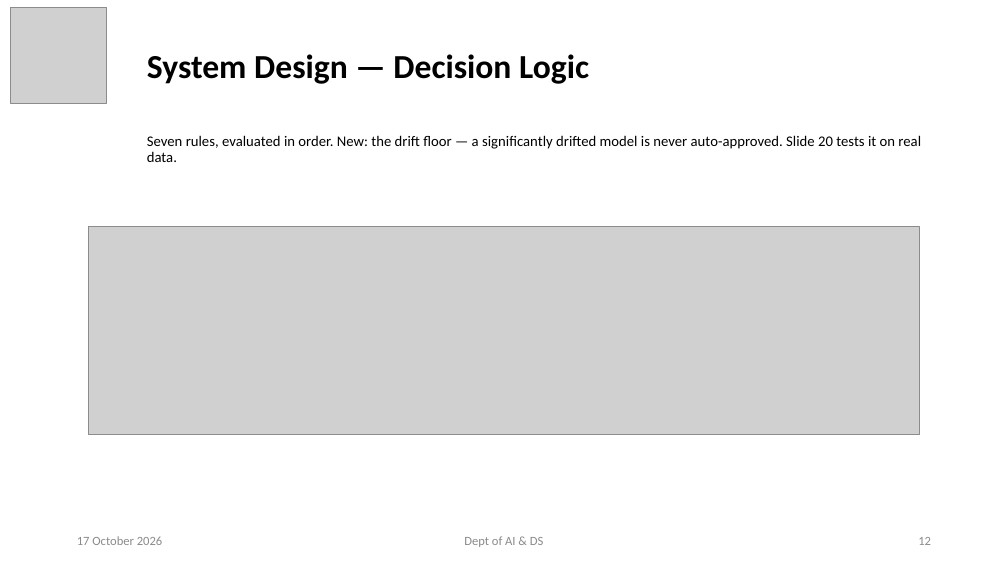
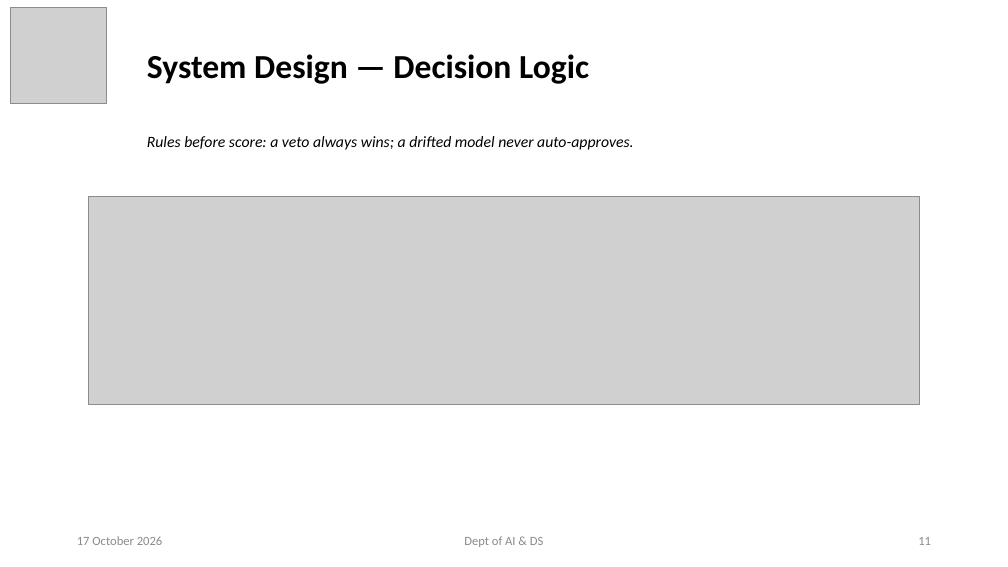
Before and after one commit to ayushpandey0201/custos, a slide deck: slide 11 of docs/presentations/Custos_Phase2_Review2.pptx (slide 12 before the commit). Drawn at 1008x567 pixels with LibreOffice and Linux fonts; fonts in the diff are those of the drawing; grey boxes stand for pictures. Boxes give left, top, right and bottom in pixels: in the first picture for what was removed or moved away, otherwise in the second. Text is boxed around its words. In the diff, an @@ line names an element or a change of style, - is before the commit and + after.

```diff
--- a/docs/presentations/Custos_Phase2_Review2.pptx
+++ b/docs/presentations/Custos_Phase2_Review2.pptx
@@ subtitle at <box>147,136,633,150</box>: text changed; size 14 to 15 pt; italic on @@
-Seven rules, evaluated in order. New: the drift floor — a significantly drifted model is never auto-approved. Slide 20 tests it on real data.
+Rules before score: a veto always wins; a drifted model never auto-approves.
@@ picture: place and size @@
-picture at <box>88,227,920,435</box>
+picture at <box>88,197,920,405</box>
```
Also in this commit, not shown: 13 other slides changed, 1 slide added, 11 slides removed, 8 other files.
